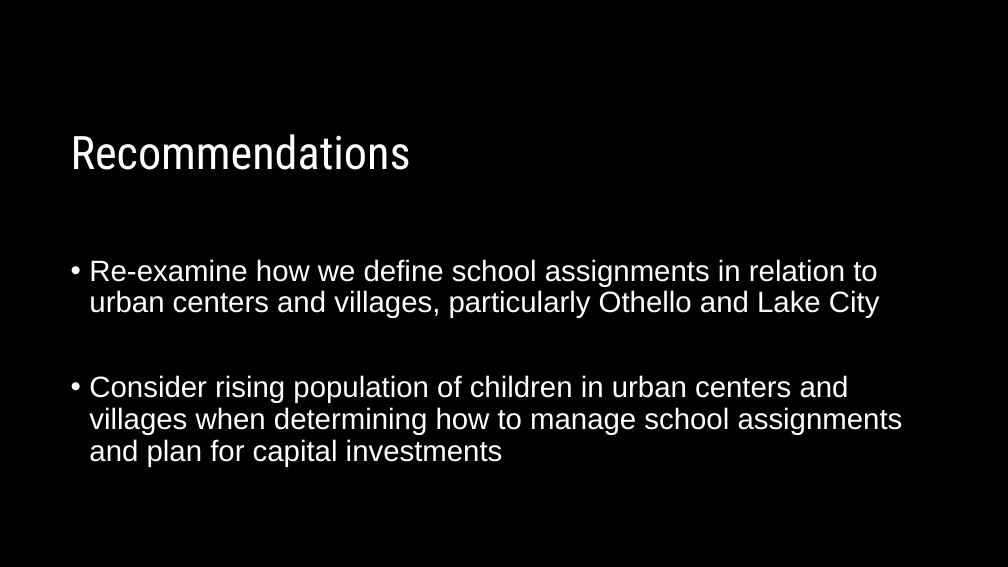
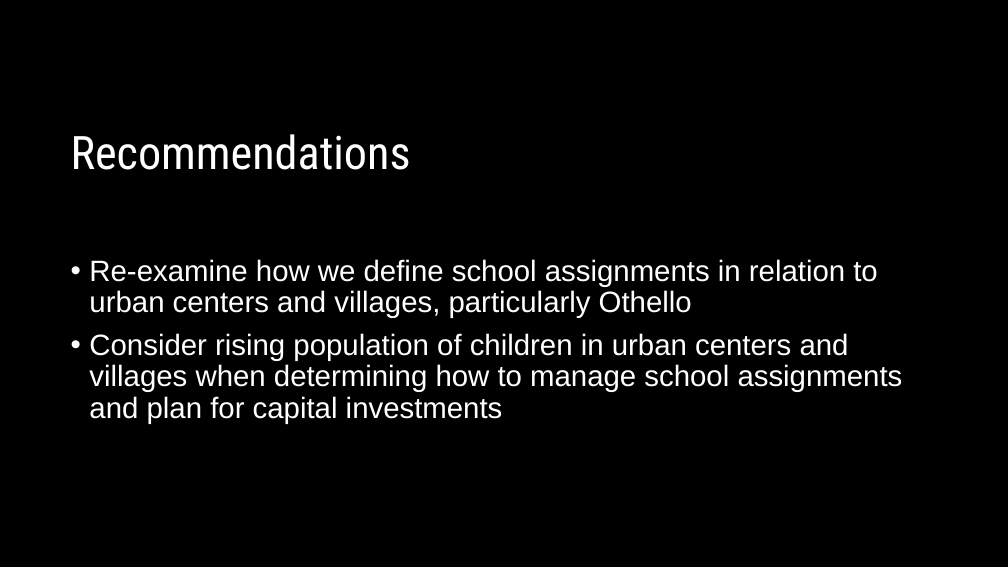
Before and after one commit to lauraminter/seattle-kids, a slide deck: slide 13 of assets/Seattle-kids-slides.pptx (slide 12 before the commit). Drawn at 1008x567 pixels with LibreOffice and Linux fonts; fonts in the diff are those of the drawing. Boxes give left, top, right and bottom in pixels: in the first picture for what was removed or moved away, otherwise in the second. Text is boxed around its words. In the diff, an @@ line names an element or a change of style, - is before the commit and + after.

```diff
--- a/assets/Seattle-kids-slides.pptx
+++ b/assets/Seattle-kids-slides.pptx
@@ text at (89,259,877,318): text changed @@
-• Re-examine how we define school assignments in relation to urban centers and villages, particularly Othello and Lake City
+• Re-examine how we define school assignments in relation to urban centers and villages, particularly Othello
```
Also in this commit, not shown: 4 other slides changed, 1 slide added, 11 other files.
